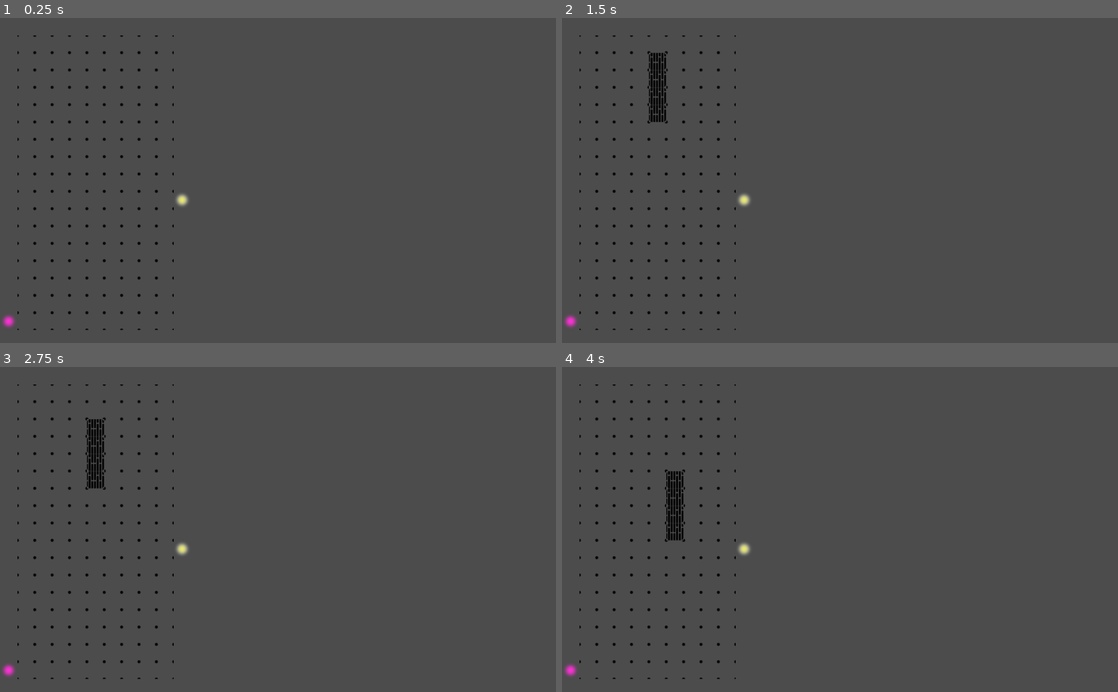
Above: before the commit, frames 1-4 (two rows, left to right).
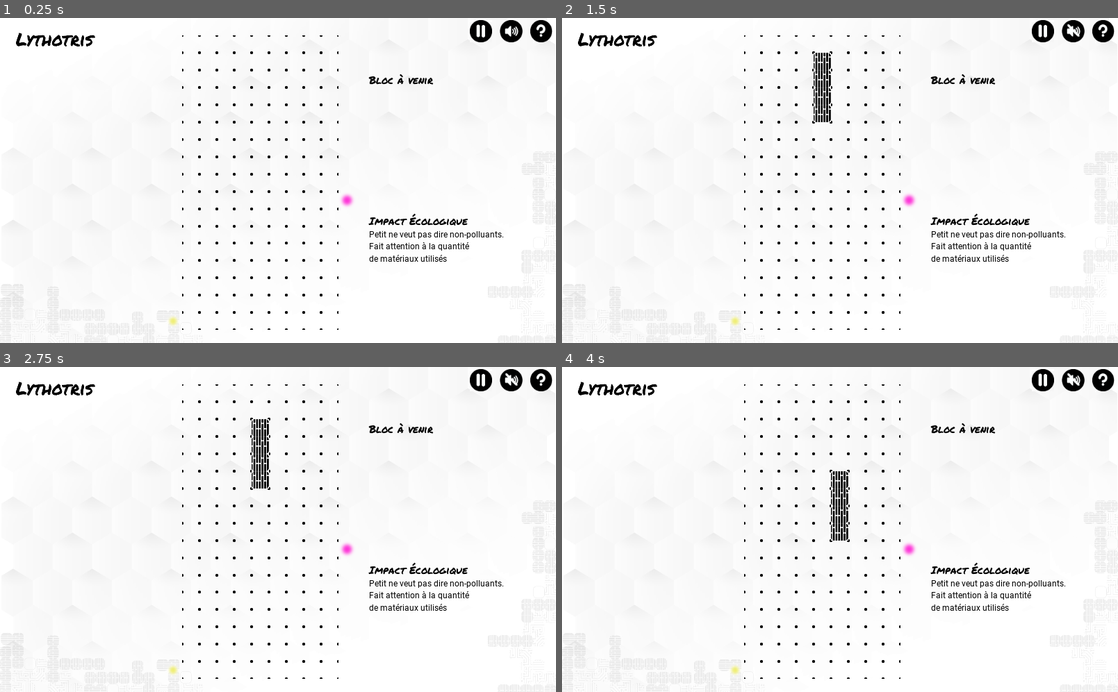
Above: after the commit, the same moments.

Repository: Henry38/Lithotris
Game: Godot game, scene res://scenes/Gameplay.tscn
The game is run twice, just before and just after one commit, with the same random seed, the same clock (stepped at 60 frames per second) and the same inputs. Before the commit the project starts from res://scenes/Main.tscn.
Inputs (mouse positions are in pixels of both pictures, inside the frame that each line leads up to):
- Up to frame 1 (0.25 s): no input
- Up to frame 2 (1.5 s): click (1040, 31) at 0.52 s; click (1073, 31) at 1.27 s
- Up to frame 3 (2.75 s): click (539, 380) at 2.02 s
- Up to frame 4 (4 s): tap Enter at 2.75 s; move the mouse to (962, 513) at 2.77 s; hold D (move_right) 2.78-3.53 s; hold Shift (lithography_power_up) 2.78-3.53 s; click (962, 513) at 2.92 s; tap Space at 3.5 s; move the mouse to (728, 545) at 3.52 s; hold S (move_down) from 3.53 s (still down); tap Shift (lithography_power_up) at 3.6 s

The runs differ from the first frame. In frame 1, 100% of the frame differs, in the area x 0-100%, y 0-100%; in frame 2, 100%; in frame 3, 100%; in frame 4, 100%.

Commit message:
Improved scenes
added main scene with background

Diff:
--- a/project.godot
+++ b/project.godot
@@ -16,7 +16,7 @@
 [application]
 
 config/name="Lithotris"
-run/main_scene="res://scenes/Main.tscn"
+run/main_scene="res://scenes/Gameplay.tscn"
 config/icon="res://icon.png"
 
 [autoload]
@@ -26,6 +26,8 @@
 [display]
 
 mouse_cursor/custom_image="res://images/cursor.png"
+window/stretch/mode="2d"
+window/stretch/aspect="keep"
 
 [input]
 
@@ -68,4 +70,5 @@
 [rendering]
 
 quality/2d/use_pixel_snap=true
+environment/default_clear_color=Color( 1, 1, 1, 1 )
 environment/default_environment="res://default_env.tres"
--- /dev/null
+++ b/scenes/Ecologicalimpact.tscn
@@ -0,0 +1,28 @@
+[gd_scene load_steps=4 format=2]
+
+[ext_resource path="res://scenes/material/Ecologicalimpact.tres" type="Texture" id=1]
+
+[sub_resource type="Gradient" id=1]
+offsets = PoolRealArray( 0 )
+colors = PoolColorArray( 0, 0, 0, 1 )
+
+[sub_resource type="GradientTexture" id=2]
+gradient = SubResource( 1 )
+
+[node name="Control" type="Control"]
+anchor_right = 1.0
+anchor_bottom = 1.0
+
+[node name="TextureRect" type="TextureRect" parent="."]
+margin_right = 40.0
+margin_bottom = 40.0
+texture = SubResource( 2 )
+
+[node name="TextureProgress" type="TextureProgress" parent="TextureRect"]
+margin_left = 20.0
+margin_top = 140.0
+margin_right = 220.0
+margin_bottom = 141.0
+rect_scale = Vector2( 1, 15 )
+value = 100.0
+texture_progress = ExtResource( 1 )
--- /dev/null
+++ b/scenes/Gameplay.tscn
@@ -0,0 +1,54 @@
+[gd_scene load_steps=8 format=2]
+
+[ext_resource path="res://images/background.jpg" type="Texture" id=1]
+[ext_resource path="res://scenes/Main.tscn" type="PackedScene" id=2]
+[ext_resource path="res://scenes/HUBButtons.tscn" type="PackedScene" id=3]
+[ext_resource path="res://resources/fonts/PermanentMarker-Regular.ttf" type="DynamicFontData" id=4]
+[ext_resource path="res://resources/fonts/Roboto-Regular.ttf" type="DynamicFontData" id=5]
+
+[sub_resource type="DynamicFont" id=1]
+size = 20
+font_data = ExtResource( 4 )
+
+[sub_resource type="DynamicFont" id=2]
+font_data = ExtResource( 5 )
+
+[node name="Root" type="CanvasLayer"]
+
+[node name="background" type="Sprite" parent="."]
+scale = Vector2( 0.533333, 0.555556 )
+texture = ExtResource( 1 )
+centered = false
+
+[node name="Grid" parent="." instance=ExtResource( 2 )]
+position = Vector2( 302.975, 0 )
+
+[node name="HUBButtons" parent="." instance=ExtResource( 3 )]
+
+[node name="IncomingblocLabel" type="Label" parent="."]
+margin_left = 680.0
+margin_top = 100.0
+margin_right = 810.0
+margin_bottom = 130.0
+custom_fonts/font = SubResource( 1 )
+custom_colors/font_color = Color( 0, 0, 0, 1 )
+text = "Bloc à venir"
+
+[node name="EcologicalimpactLabel" type="Label" parent="."]
+margin_left = 680.0
+margin_top = 360.0
+margin_right = 869.0
+margin_bottom = 390.0
+custom_fonts/font = SubResource( 1 )
+custom_colors/font_color = Color( 0, 0, 0, 1 )
+text = "Impact Écologique"
+
+[node name="Explenation" type="Label" parent="EcologicalimpactLabel"]
+margin_top = 30.0
+margin_right = 252.0
+margin_bottom = 93.0
+custom_fonts/font = SubResource( 2 )
+custom_colors/font_color = Color( 0, 0, 0, 1 )
+text = "Petit ne veut pas dire non-polluants.
+Fait attention à la quantité
+de matériaux utilisés"
--- /dev/null
+++ b/scenes/HUBButtons.tscn
@@ -0,0 +1,38 @@
+[gd_scene load_steps=5 format=2]
+
+[ext_resource path="res://images/icons/pause.jpg" type="Texture" id=1]
+[ext_resource path="res://images/icons/son-off.png" type="Texture" id=2]
+[ext_resource path="res://images/icons/son-on.png" type="Texture" id=3]
+[ext_resource path="res://images/icons/aide.png" type="Texture" id=4]
+
+[node name="HUBButtons" type="HBoxContainer"]
+anchor_left = 1.0
+anchor_right = 1.0
+margin_left = -165.0
+margin_bottom = 49.0
+
+[node name="PauseButton" type="Button" parent="."]
+margin_right = 53.0
+margin_bottom = 49.0
+focus_mode = 0
+enabled_focus_mode = 0
+icon = ExtResource( 1 )
+flat = true
+
+[node name="SoundButton" type="CheckBox" parent="."]
+margin_left = 57.0
+margin_right = 107.0
+margin_bottom = 49.0
+focus_mode = 0
+custom_icons/checked = ExtResource( 2 )
+custom_icons/unchecked = ExtResource( 3 )
+enabled_focus_mode = 0
+
+[node name="HelpButton" type="Button" parent="."]
+margin_left = 111.0
+margin_right = 165.0
+margin_bottom = 49.0
+focus_mode = 0
+enabled_focus_mode = 0
+icon = ExtResource( 4 )
+flat = true
--- /dev/null
+++ b/scenes/material/Ecologicalimpact.tres
@@ -0,0 +1,8 @@
+[gd_resource type="GradientTexture" load_steps=2 format=2]
+
+[sub_resource type="Gradient" id=1]
+colors = PoolColorArray( 0, 1, 0.109804, 1, 1, 0, 0, 1 )
+
+[resource]
+gradient = SubResource( 1 )
+width = 200
--- a/scripts/TileMap.gd
+++ b/scripts/TileMap.gd
@@ -13,8 +13,8 @@
 export(int) var height = 20
 
 var pathFinder = preload("res://scripts/PathFinder.gd").new()
-onready var startPoint = Vector2(width, 10)
-onready var endPoint = Vector2(0, height - 1)
+onready var startPoint = Vector2(0, height - 1)
+onready var endPoint = Vector2(10, width)
 
 const WALL_TILE = 5
 const BACKGROUND_TILE = 0
Binary file added: images/background.jpg
Not shown, added: images/background.jpg.import
Binary file added: images/icons/aide.png
Not shown, added: images/icons/aide.png.import
Binary file added: images/icons/pause.jpg
Not shown, added: images/icons/pause.jpg.import
Binary file added: images/icons/son-off.png
Not shown, added: images/icons/son-off.png.import
Binary file added: images/icons/son-on.png
Not shown, added: images/icons/son-on.png.import
Binary file added: resources/fonts/PermanentMarker-Regular.ttf
Binary file added: resources/fonts/Roboto-Regular.ttf
